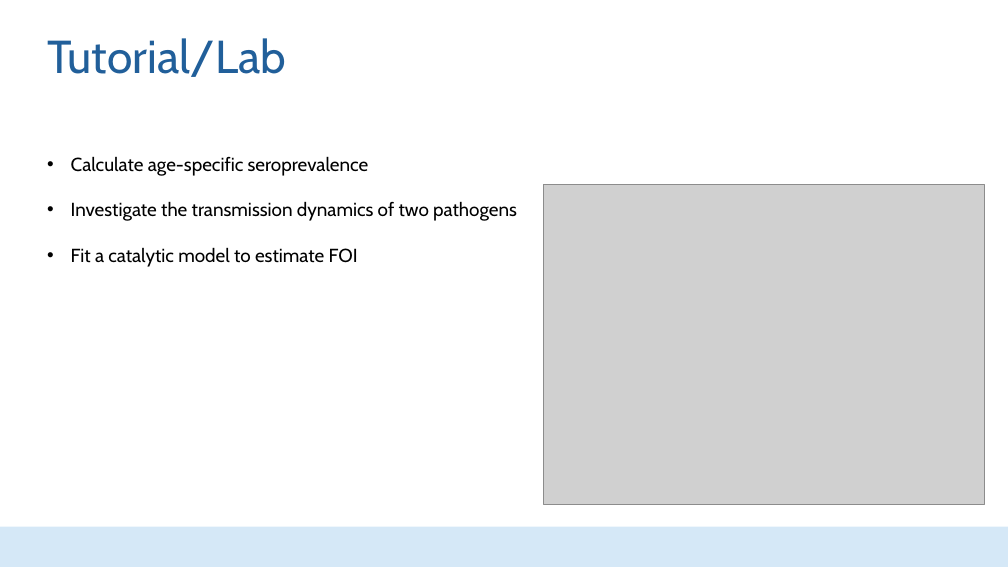
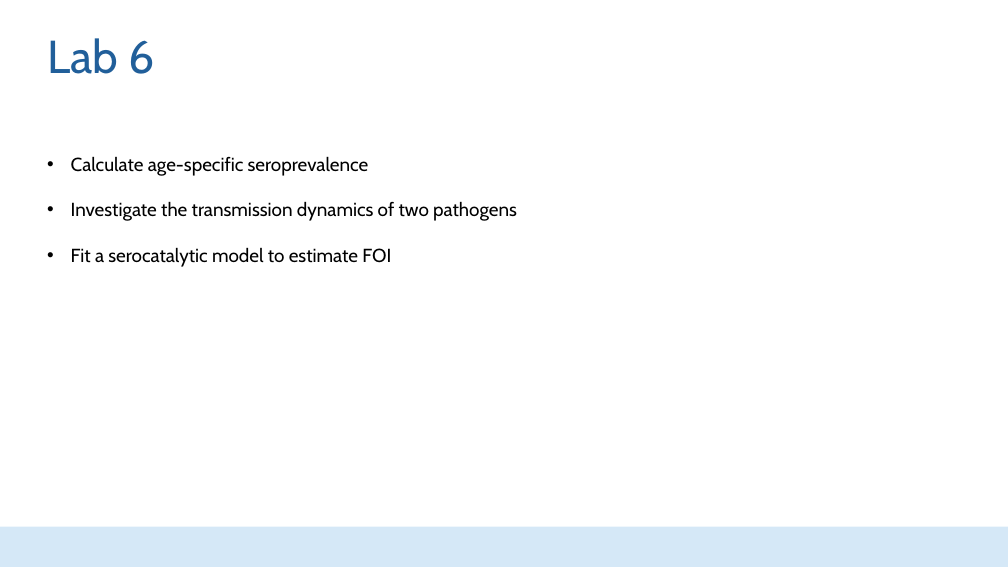
Before and after one commit to HopkinsIDD/seroanalytics_workshop, a slide deck: slide 25 of Part 6/Lecture 6.pptx. Drawn at 1008x567 pixels with LibreOffice and Linux fonts; fonts in the diff are those of the drawing; grey boxes stand for pictures; background and template pictures are left out. Boxes give left, top, right and bottom in pixels: in the first picture for what was removed or moved away, otherwise in the second. Text is boxed around its words. In the diff, an @@ line names an element or a change of style, - is before the commit and + after.

```diff
--- a/Part 6/Lecture 6.pptx
+++ b/Part 6/Lecture 6.pptx
@@ title at (47, 38, 154, 74): text changed @@
-Tutorial/Lab
+Lab 6
@@ picture removed at (544, 185, 984, 505) @@
@@ text at (71, 247, 391, 267): text changed @@
-• Fit a catalytic model to estimate FOI
+• Fit a serocatalytic model to estimate FOI
```
Also in this commit, not shown: 6 other slides changed, 2 other files.
